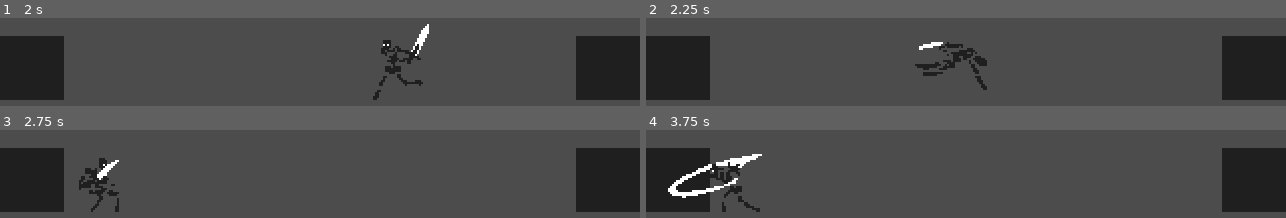
Above: before the commit, frames 1-4 (two rows, left to right).
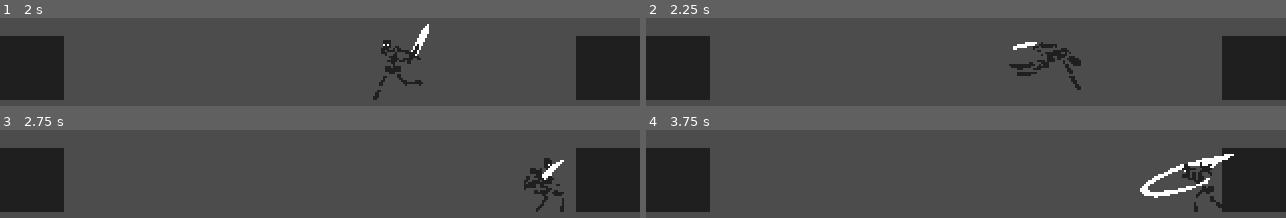
Above: after the commit, the same moments.

Repository: dw3nt/hb-grave-in-godot
Game: Godot game, scene res://Graveyard.tscn
The game is run twice, just before and just after one commit, with the same random seed, the same clock (stepped at 60 frames per second) and the same inputs.
Inputs:
- Up to frame 1 (2 s): hold D (move_right) 0.53-1.28 s; tap Space (roll) at 0.6, 1.55 s; hold A (move_left) from 1.28 s (still down); tap K (attack) at 1.35 s
- Up to frame 2 (2.25 s): release A (move_left) at 2.03 s; hold D (move_right) from 2.03 s (still down); tap Space (roll) at 2.1 s
- Up to frame 3 (2.75 s): keep holding D (move_right)
- Up to frame 4 (3.75 s): tap Space (roll) at 2.85 s; release D (move_right) at 3.53 s; hold A (move_left) from 3.53 s (still down); tap K (attack) at 3.6 s

Frame 1 is identical in both runs. In frame 2, 3.1% of the frame differs, in the area x 42-68%, y 27-82%; in frame 3, 2.7%; in frame 4, 4.5%, in the area x 3-92%, y 27-94%.

Commit message:
fixed bug with rolling in place on start

Diff:
--- a/Skeleton.gd
+++ b/Skeleton.gd
@@ -28,7 +28,10 @@
 
 func process_roll():
 	$Anim.play("roll")
-	motion.x = 200 * sign(motion.x)
+	if $Sprite.flip_h:
+		motion.x = -200
+	else:
+		motion.x = 200
 
 
 func process_move():
